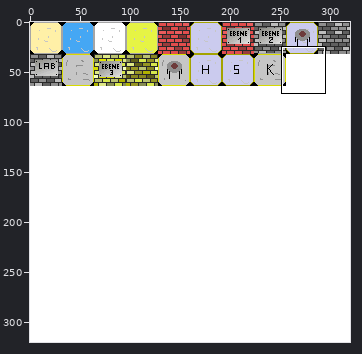
Sprite sheet, stored at res/maps/tmxmaps/mapelemente1.png. The picture above shows the old version from afar; the outline marks the close-up.
Close-up. The starting point:
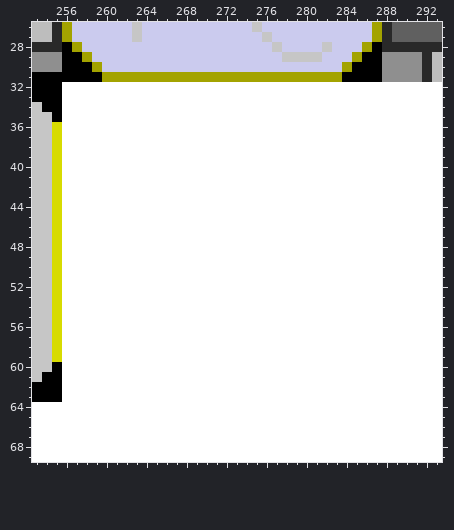
The file is 320x320 pixels. Colours within 5 levels of each other are drawn and written as one. Shown: x 253..293, y 26..69.
After the commit:
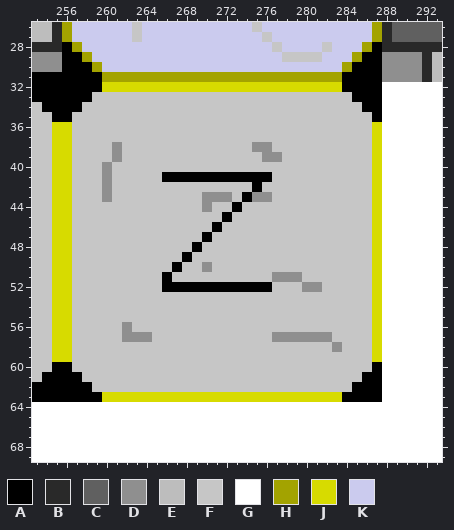
Palette (. is transparent): A #000000  B #292929  C #606060  D #8f8f8f  E #bdbdbd  F #c6c6c6  G #ffffff  H #a3a300  J #d7db00  K #cbcbee
Changes in this commit:
The author changed colour G to colour A in row 32 at x 256 to 259 and 284 to 287; in row 33 at x 256 to 258 and 285 to 287; in row 34 at x 256 to 257 and 286 to 287; in row 35 at x 256 and 287; in row 41 at x 266 to 276; in row 42 at x 275.
The author changed colour G to colour A in row 43 at x 274; in row 44 at x 273; in row 45 at x 272; in row 46 at x 271; in row 47 at x 270; in row 48 at x 269.
The author changed colour G to colour A in row 49 at x 268; in row 50 at x 267; in row 51 at x 266; in row 52 at x 266 to 276; in row 60 at x 256 and 287; in row 61 at x 256 to 257 and 286 to 287.
The author changed colour G to colour A in row 62 at x 256 to 258 and 285 to 287; in row 63 at x 256 to 259 and 284 to 287.
The author changed colour G to colour D in row 38 at x 261 and 275 to 276; in row 39 at x 261 and 276 to 277; in rows 40 to 42 at x 260; in row 43 at x 260, 270 to 272 and 275 to 276; in row 44 at x 270; in row 50 at x 270.
The author changed colour G to colour D in row 51 at x 277 to 279; in row 52 at x 280 to 281; in row 56 at x 262; in row 57 at x 262 to 264 and 277 to 282; in row 58 at x 283.
The author changed colour G to colour F in row 33 at x 259 to 284; in row 34 at x 258 to 285; in rows 35 to 37 at x 257 to 286; in row 38 at x 257 to 260, 262 to 274 and 277 to 286; in row 39 at x 257 to 260, 262 to 275 and 278 to 286; in row 40 at x 257 to 259 and 261 to 286.
The author changed colour G to colour F in row 41 at x 257 to 259, 261 to 265 and 277 to 286; in row 42 at x 257 to 259, 261 to 274 and 276 to 286; in row 43 at x 257 to 259, 261 to 269, 273 and 277 to 286; in row 44 at x 257 to 269, 271 to 272 and 274 to 286; in row 45 at x 257 to 271 and 273 to 286; in row 46 at x 257 to 270 and 272 to 286.
The author changed colour G to colour F in row 47 at x 257 to 269 and 271 to 286; in row 48 at x 257 to 268 and 270 to 286; in row 49 at x 257 to 267 and 269 to 286; in row 50 at x 257 to 266, 268 to 269 and 271 to 286; in row 51 at x 257 to 265, 267 to 276 and 280 to 286; in row 52 at x 257 to 265, 277 to 279 and 282 to 286.
The author changed colour G to colour F in rows 53 to 55 at x 257 to 286; in row 56 at x 257 to 261 and 263 to 286; in row 57 at x 257 to 261, 265 to 276 and 283 to 286; in row 58 at x 257 to 282 and 284 to 286; in rows 59 to 60 at x 257 to 286; in row 61 at x 258 to 285.
The author changed colour G to colour F in row 62 at x 259 to 284.
The author changed colour G to colour J in row 32 at x 260 to 283; in rows 36 to 59 at x 256 and 287; in row 63 at x 260 to 283.
